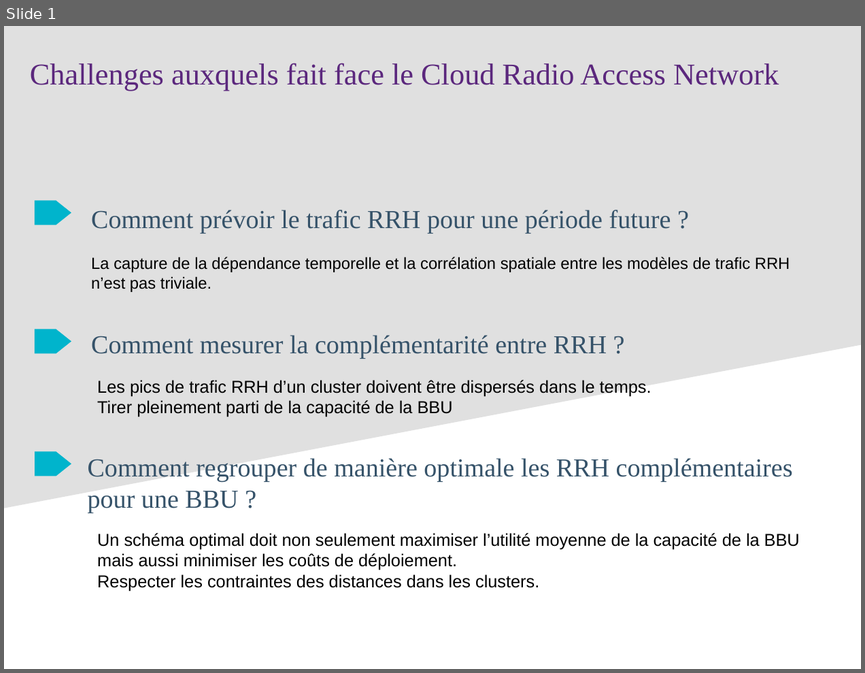
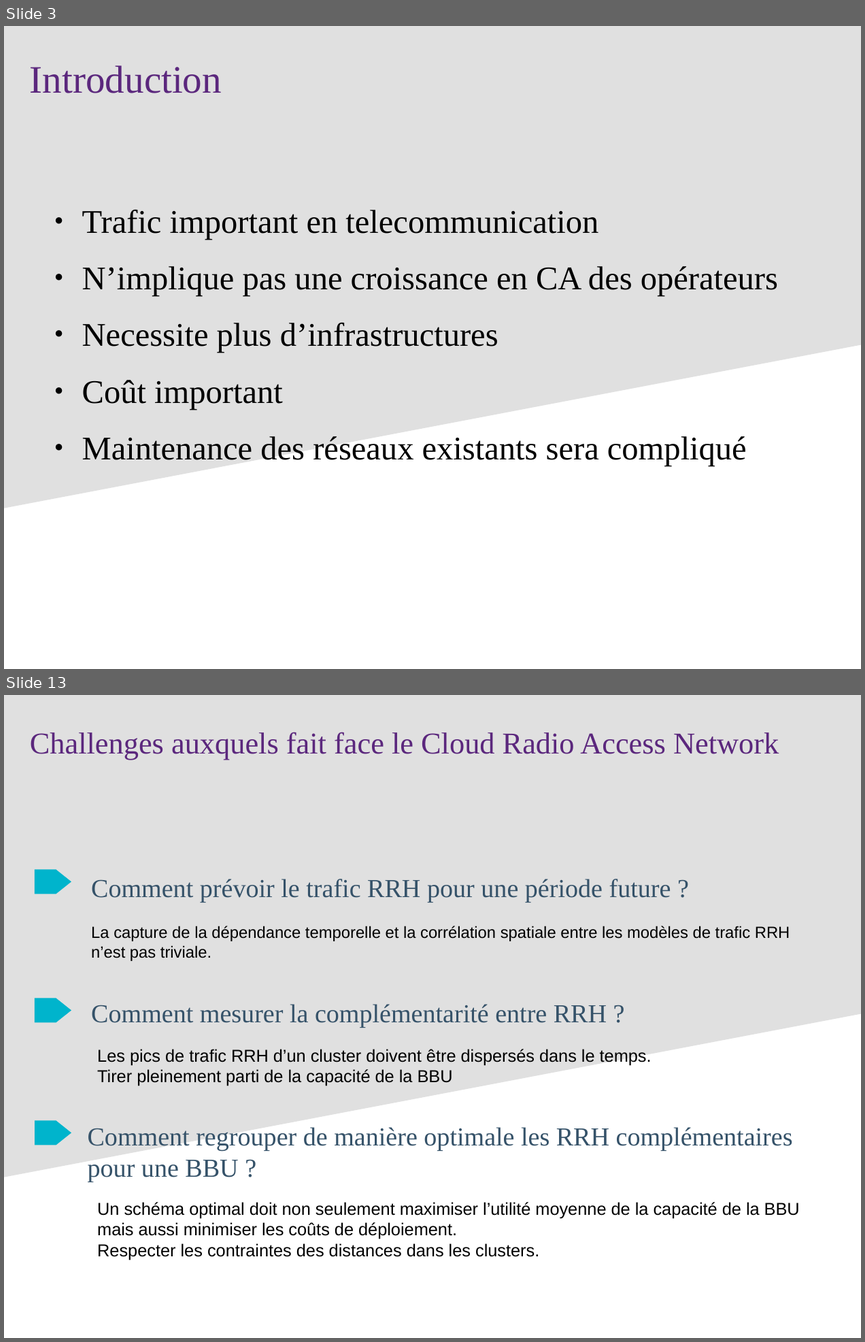
Before and after one commit to hanane-djeddal/PLDAC, a slide deck: reunions/Presentations/Presentation 1.odp. Shown one above the other, each under a label of ours: slide 1 before the commit, slides 3 and 13 after it; the slides between them are not shown. The pictures are 865x673 and 865x1342 pixels, drawn with LibreOffice and Linux fonts; fonts in the diff are those of the drawing. Boxes give left, top, right and bottom in pixels: in the first picture for what was removed or moved away, otherwise in the second. Text is boxed around its words. In the diff, an @@ line names an element or a change of style, - is before the commit and + after.

```diff
--- a/reunions/Presentations/Presentation 1.odp
+++ b/reunions/Presentations/Presentation 1.odp
@@ slide 3 added at bbox=[4, 26, 861, 669], background #FFFFFF; not listed: 1 template element that a slide beside it also shows @@
@@ text added at bbox=[30, 65, 222, 93], 36 pt, text #5B277D @@
+Introduction
@@ text added at bbox=[82, 209, 778, 466], 30.6 pt, text #000000 @@
+● Trafic important en telecommunication
+● N’implique pas une croissance en CA des opérateurs
+● Necessite plus d’infrastructures
+● Coût important
+● Maintenance des réseaux existants sera compliqué
@@ what was slide 1 is now slide 13 @@
```
Also in this commit, not shown: 12 other slides added, 18 other files.
